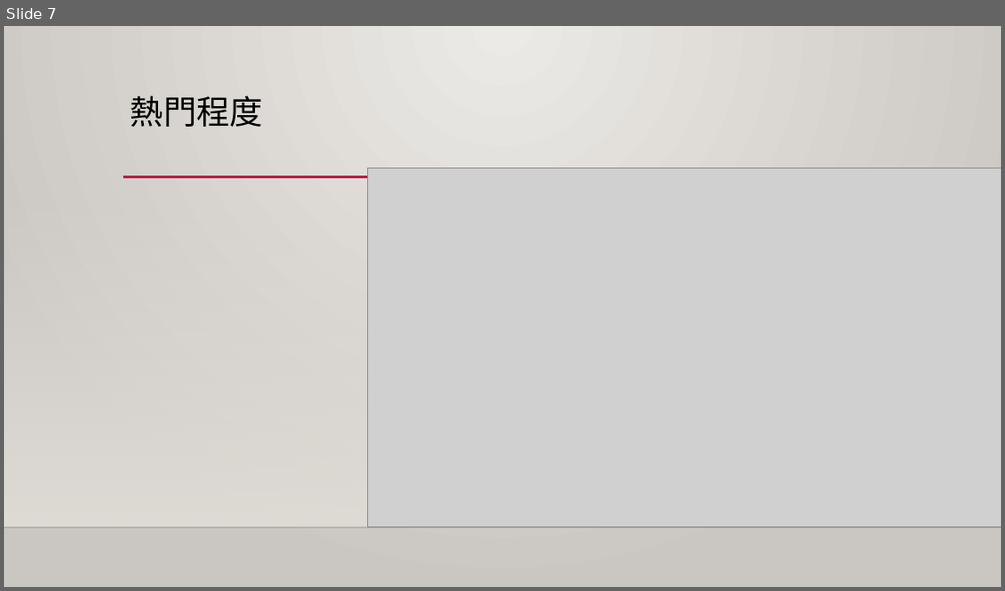
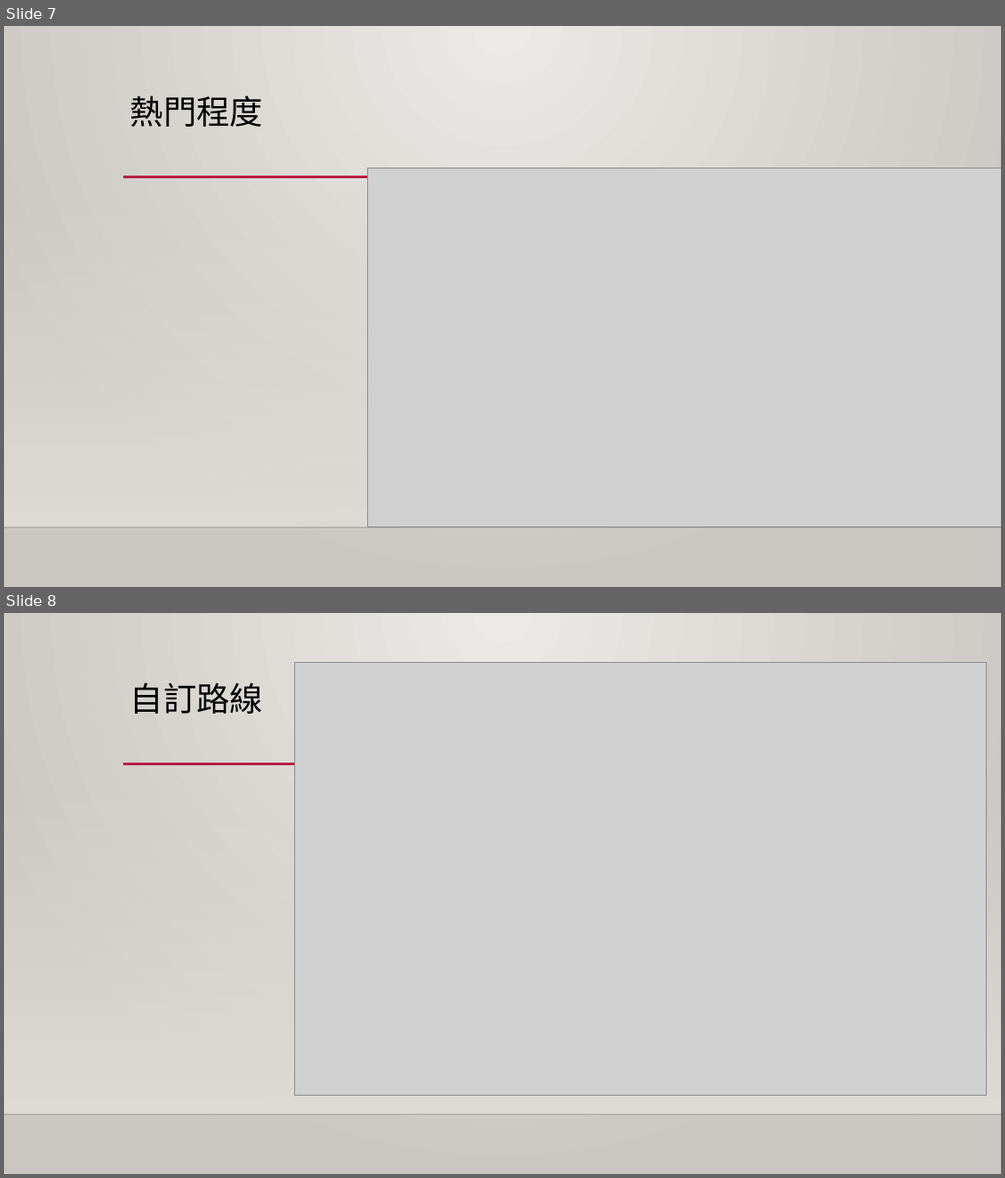
Before and after one commit to Jameswilson7788/TaipeiPapago, a slide deck: 北市啪啪走.pptx. Shown one above the other, each under a label of ours: slide 7 before the commit, slides 7 and 8 after it. The pictures are 1005x591 and 1005x1178 pixels, drawn with LibreOffice and Linux fonts; fonts in the diff are those of the drawing; grey boxes stand for pictures; background and template pictures are left out. Boxes give left, top, right and bottom in pixels: in the first picture for what was removed or moved away, otherwise in the second. Text is boxed around its words. In the diff, an @@ line names an element or a change of style, - is before the commit and + after.

```diff
--- a/北市啪啪走.pptx
+++ b/北市啪啪走.pptx
@@ slide 8 added at (4, 613, 1001, 1174), background gradient #ECEAE7 to #CAC7C1; not listed: 3 template elements that a slide beside it also shows @@
@@ picture added at (295, 662, 987, 1095) @@
@@ title added at (130, 682, 263, 714), 32 pt, text #000000 @@
+自訂路線
```
Also in this commit, not shown: 3 other slides added, 1 slide removed, 2 other files.
